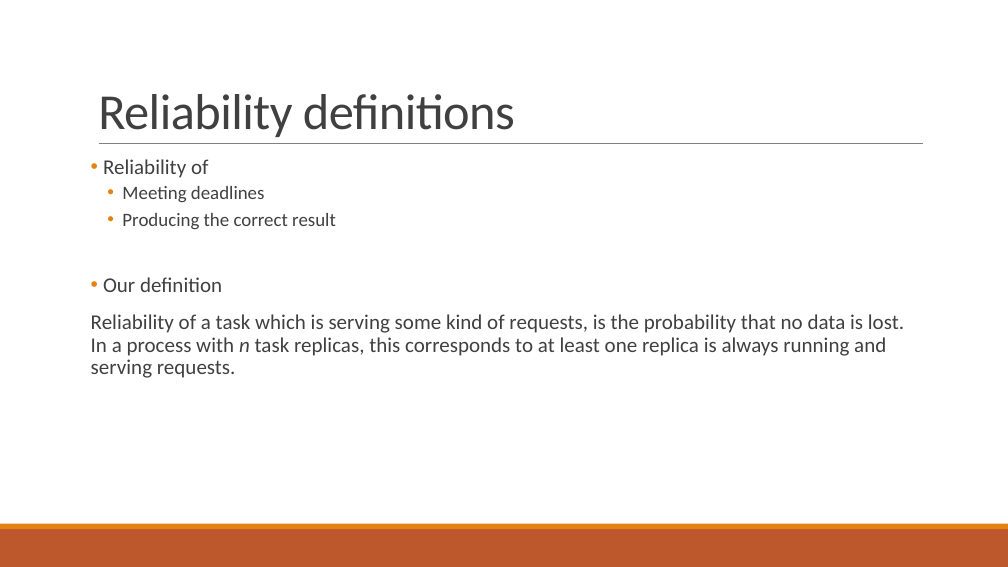
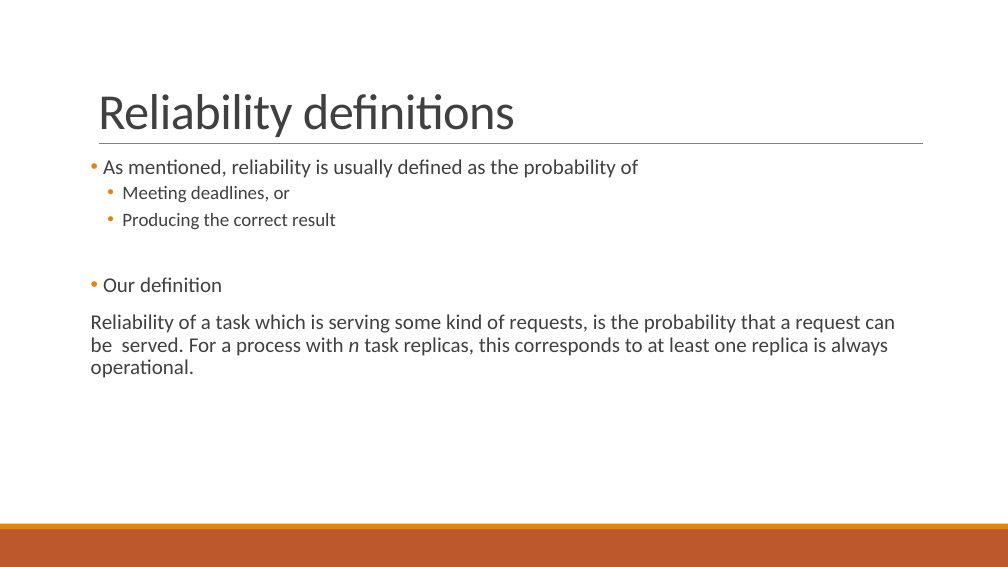
Before and after one commit to PStahl/master_thesis, a slide deck: slide 11 of presentation/presentation.pptx. Drawn at 1008x567 pixels with LibreOffice and Linux fonts; fonts in the diff are those of the drawing. Boxes give left, top, right and bottom in pixels: in the first picture for what was removed or moved away, otherwise in the second. Text is boxed around its words. In the diff, an @@ line names an element or a change of style, - is before the commit and + after.

```diff
--- a/presentation/presentation.pptx
+++ b/presentation/presentation.pptx
@@ text at bbox=[103, 159, 639, 202]: text changed; size 18 to 20 pt @@
-• Reliability of
-  • Meeting deadlines
+• As mentioned, reliability is usually defined as the probability of
+  • Meeting deadlines, or
@@ text at bbox=[91, 314, 895, 378]: text changed @@
-Reliability of a task which is serving some kind of requests, is the probability that no data is lost. In a process with n task replicas, this corresponds to at least one replica is always running and serving requests.
+Reliability of a task which is serving some kind of requests, is the probability that a request can be served. For a process with n task replicas, this corresponds to at least one replica is always operational.
```
Also in this commit, not shown: 7 other slides changed, 6 slides added.
